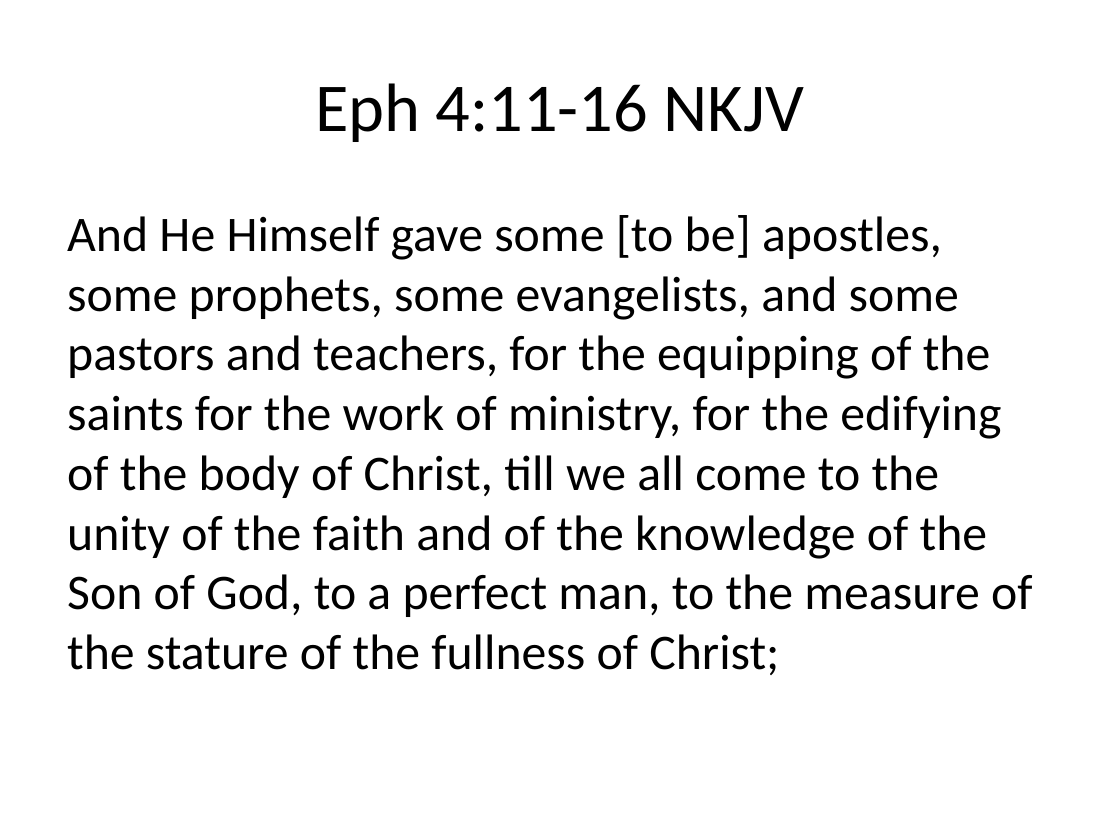
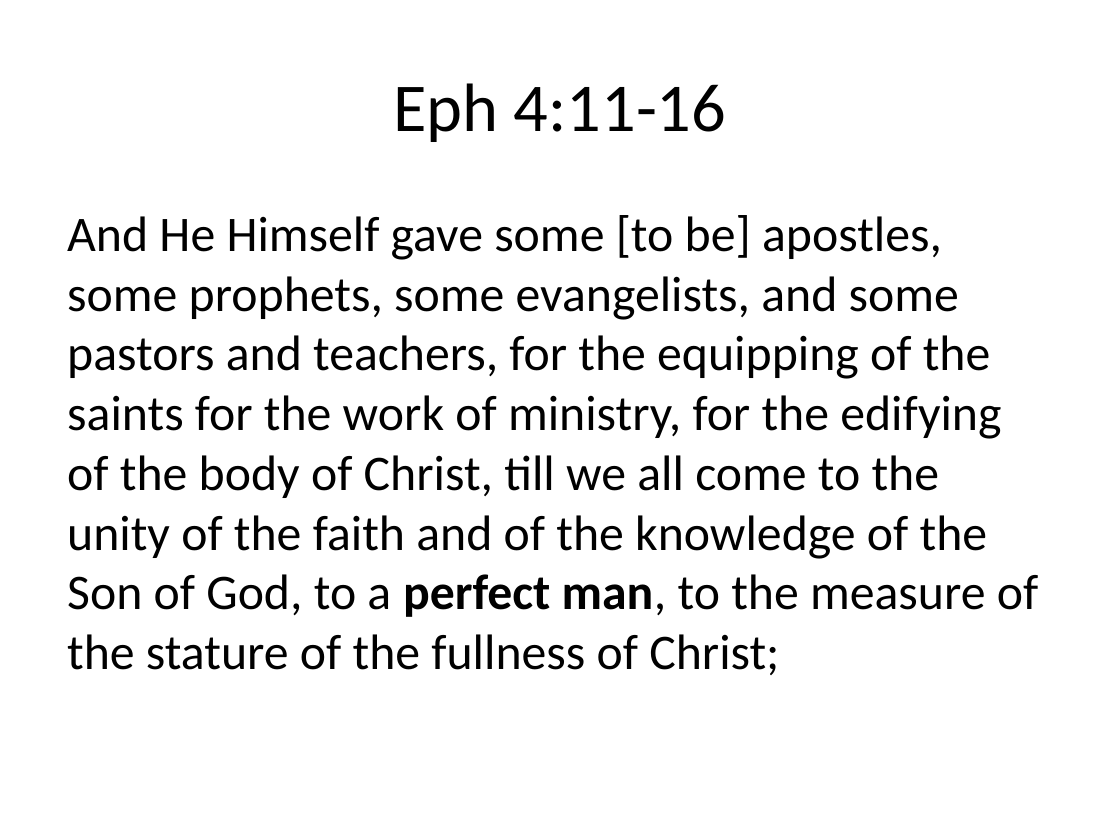
Before and after one commit to sjanhunen/dokimazo, a slide deck: slide 22 of presentations/ThePuzzle.pptx (slide 20 before the commit). Drawn at 1120x840 pixels with LibreOffice and Linux fonts; fonts in the diff are those of the drawing. Boxes give left, top, right and bottom in pixels: in the first picture for what was removed or moved away, otherwise in the second. Text is boxed around its words. In the diff, an @@ line names an element or a change of style, - is before the commit and + after.

```diff
--- a/presentations/ThePuzzle.pptx
+++ b/presentations/ThePuzzle.pptx
@@ title at [393,83,726,142]: text changed @@
-Eph 4:11-16 NKJV
+Eph 4:11-16
@@ text "And He Himself gave some ..." at [67,215,1038,675]: bold on in "perfect man," @@
```
Also in this commit, not shown: 12 other slides changed, 2 slides added.
